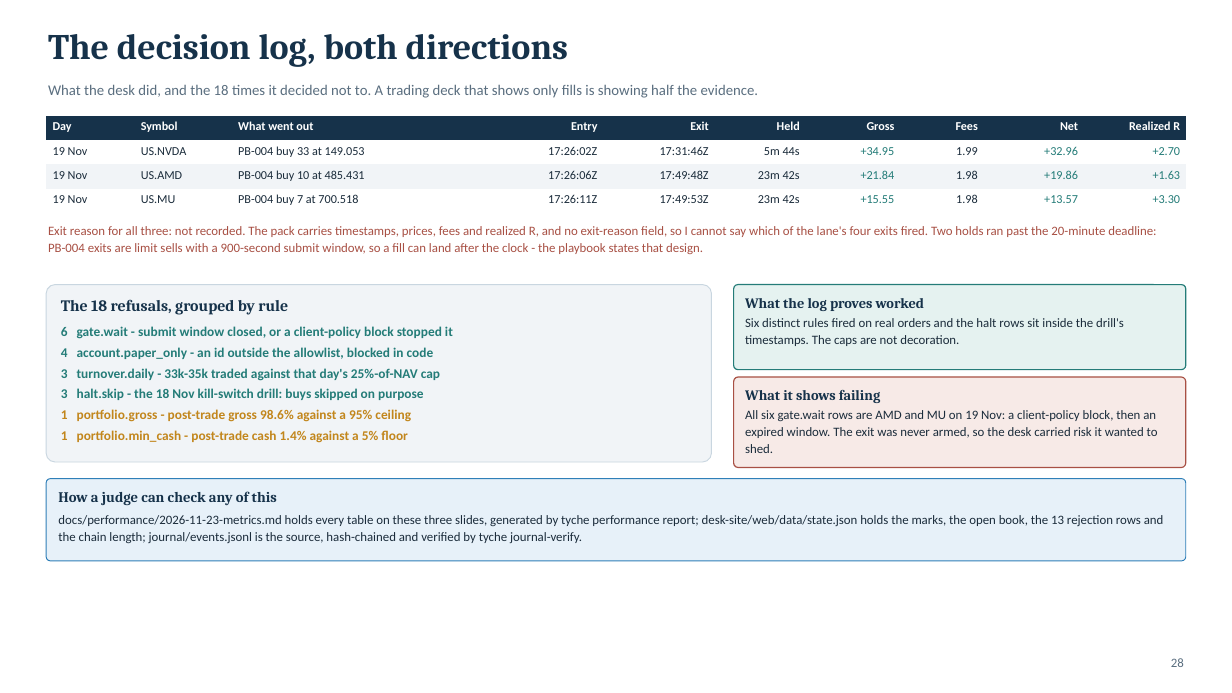
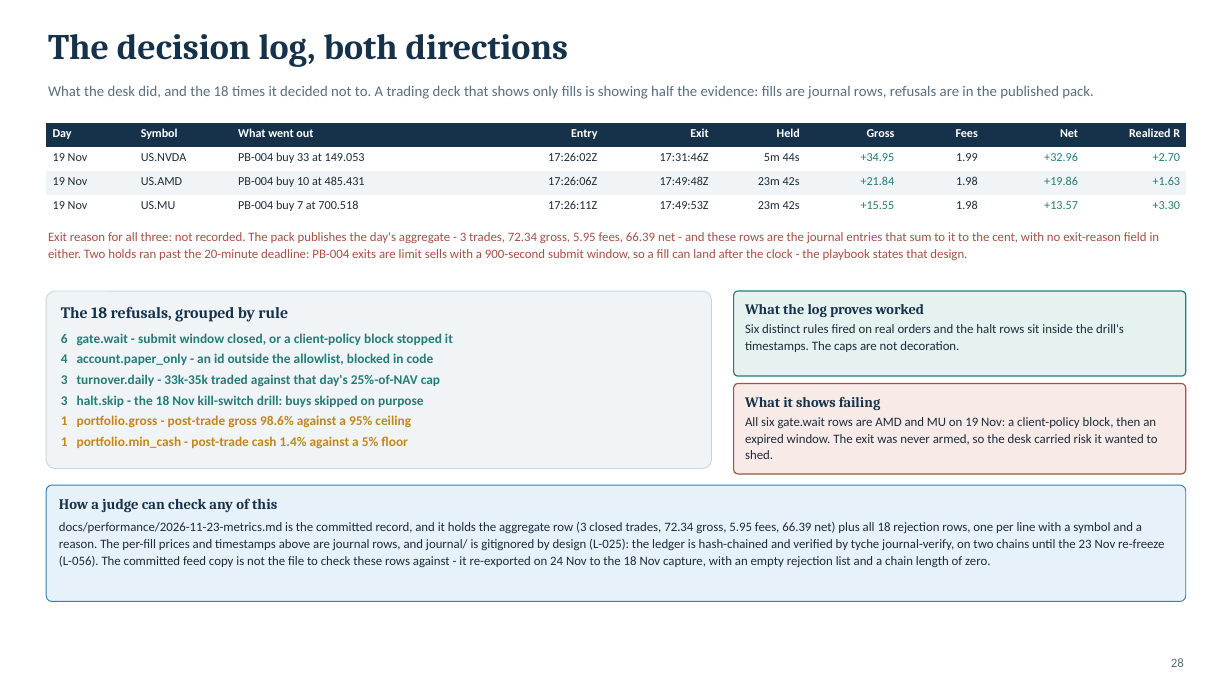
Before and after one commit to aloisohzh/tyche, a slide deck: slide 28 of docs/competition/deck/tyche-competition-deck.pptx. Drawn at 1232x693 pixels with LibreOffice and Linux fonts; fonts in the diff are those of the drawing. Boxes give left, top, right and bottom in pixels: in the first picture for what was removed or moved away, otherwise in the second. Text is boxed around its words. In the diff, an @@ line names an element or a change of style, - is before the commit and + after.

Commit message:
Competition deck: correct every claim main invalidated
Rebasing onto main moved several of the deck's facts. This re-sources each
one against the files a judge can actually open: the cap sum (55% today, 75%
all-on), the freeze suite's 22 tests, the switch file's PB-007 retirement,
the 24 Nov exit-now path, and the results slides, which now quote the
committed feed snapshot rather than an untracked run directory.

Also marks the deck's own provenance in the file metadata as Qoder-generated.

```diff
--- a/docs/competition/deck/tyche-competition-deck.pptx
+++ b/docs/competition/deck/tyche-competition-deck.pptx
@@ text at [48,85,1094,99]: text changed @@
-What the desk did, and the 18 times it decided not to. A trading deck that shows only fills is showing half the evidence.
+What the desk did, and the 18 times it decided not to. A trading deck that shows only fills is showing half the evidence: fills are journal rows, refusals are in the published pack.
@@ text at [48,232,1160,260]: text changed @@
-Exit reason for all three: not recorded. The pack carries timestamps, prices, fees and realized R, and no exit-reason field, so I cannot say which of the lane's four exits fired. Two holds ran past the 20-minute deadline: PB-004 exits are limit sells with a 900-second submit window, so a fill can land after the clock - the playbook states that design.
+Exit reason for all three: not recorded. The pack publishes the day's aggregate - 3 trades, 72.34 gross, 5.95 fees, 66.39 net - and these rows are the journal entries that sum to it to the cent, with no exit-reason field in either. Two holds ran past the 20-minute deadline: PB-004 exits are limit sells with a 900-second submit window, so a fill can land after the clock - the playbook states that design.
@@ 3 rounded rectangles, 1 table: place and size @@
-3 rounded rectangles, 1 table at [46,116,1186,468]
+3 rounded rectangles, 1 table at [46,123,1186,474]
@@ rounded rectangle "How a judge can check ...": place and size @@
-rounded rectangle "How a judge can check ..." at [46,479,1186,561]
+rounded rectangle "How a judge can check ..." at [46,485,1186,602]
@@ text in rounded rectangle at [59,522,1164,567]: text changed @@
-docs/performance/2026-11-23-metrics.md holds every table on these three slides, generated by tyche performance report; desk-site/web/data/state.json holds the marks, the open book, the 13 rejection rows and the chain length; journal/events.jsonl is the source, hash-chained and verified by tyche journal-verify.
+docs/performance/2026-11-23-metrics.md is the committed record, and it holds the aggregate row (3 closed trades, 72.34 gross, 5.95 fees, 66.39 net) plus all 18 rejection rows, one per line with a symbol and a reason. The per-fill prices and timestamps above are journal rows, and journal/ is gitignored by design (L-025): the ledger is hash-chained and verified by tyche journal-verify, on two chains until the 23 Nov re-freeze (L-056). The committed feed copy is not the file to check these rows against - it re-exported on 24 Nov to the 18 Nov capture, with an empty rejection list and a chain length of zero.
```
Also in this commit, not shown: 29 other slides changed, 1 other file.
